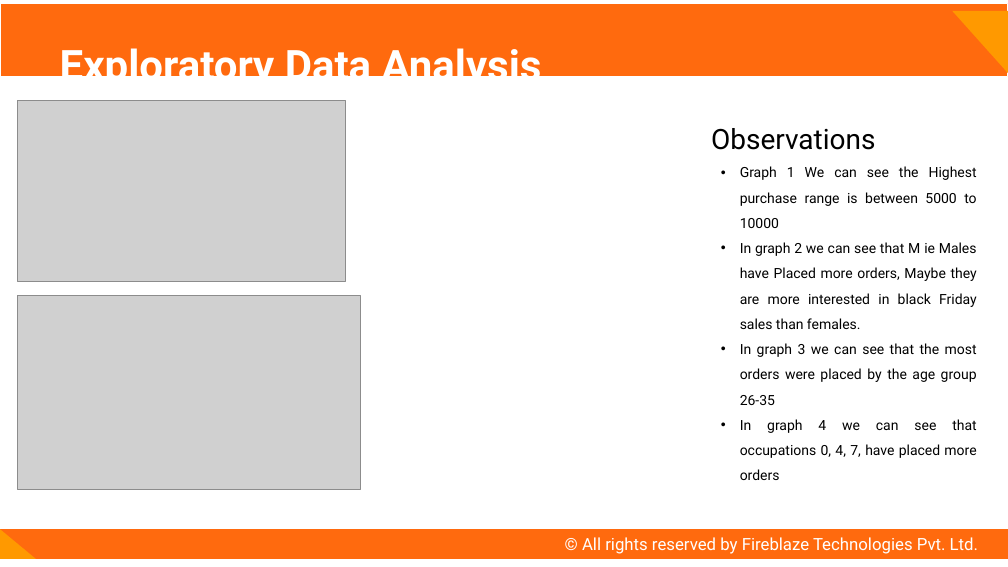
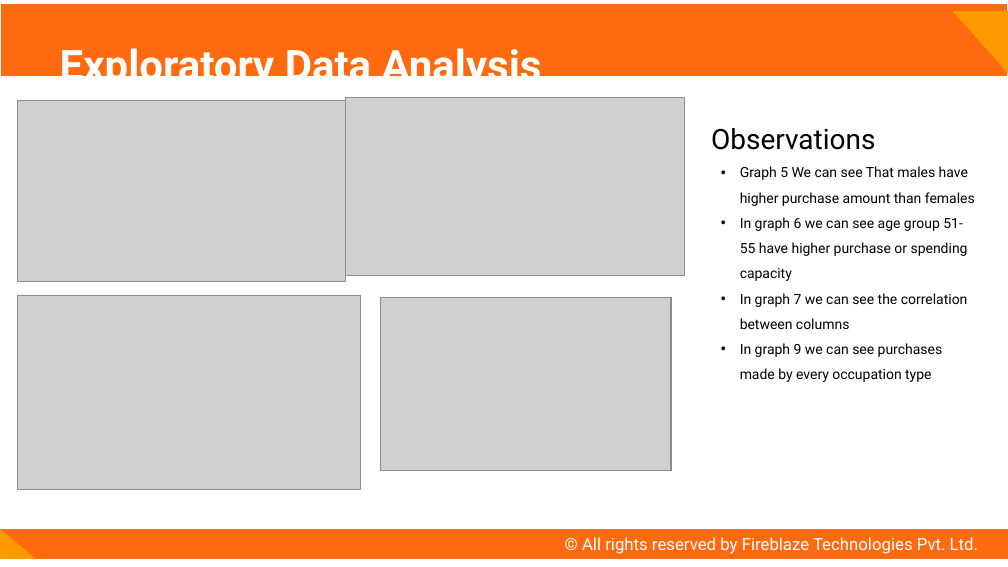
Before and after one commit to bhavesh-1995/fireblazework, a slide deck: slide 6 of fireblaze work/project2/presentationformidtermexammlds/blackFriday.pptx. Drawn at 1008x567 pixels with LibreOffice and Linux fonts; fonts in the diff are those of the drawing; grey boxes stand for pictures. Boxes give left, top, right and bottom in pixels: in the first picture for what was removed or moved away, otherwise in the second. Text is boxed around its words. In the diff, an @@ line names an element or a change of style, - is before the commit and + after.

```diff
--- a/fireblaze work/project2/presentationformidtermexammlds/blackFriday.pptx
+++ b/fireblaze work/project2/presentationformidtermexammlds/blackFriday.pptx
@@ picture added at box(346, 98, 684, 276) @@
@@ text at box(740, 166, 975, 382): text changed @@
-• Graph 1 We can see the Highest purchase range is between 5000 to 10000
-• In graph 2 we can see that M ie Males have Placed more orders, Maybe they are more interested in black Friday sales than females.
-• In graph 3 we can see that the most orders were placed by the age group 26-35
-• In graph 4 we can see that occupations 0, 4, 7, have placed more orders
+• Graph 5 We can see That males have higher purchase amount than females
+• In graph 6 we can see age group 51-55 have higher purchase or spending capacity
+• In graph 7 we can see the correlation between columns
+• In graph 9 we can see purchases made by every occupation type
@@ picture added at box(380, 297, 671, 471) @@
```
Also in this commit, not shown: 6 other slides changed, 19 other files.
